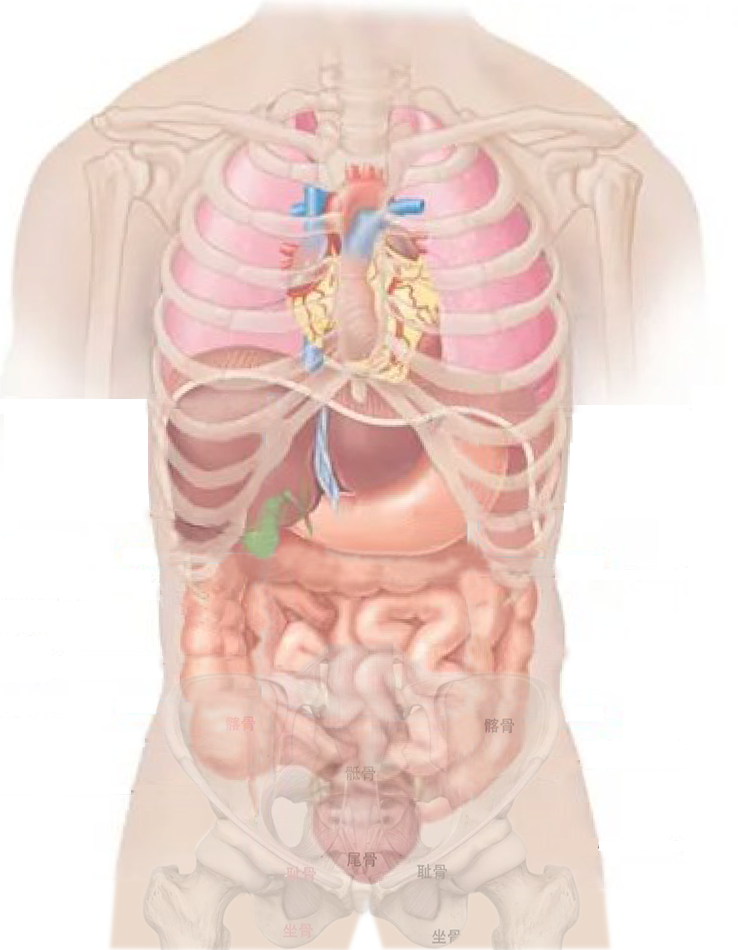
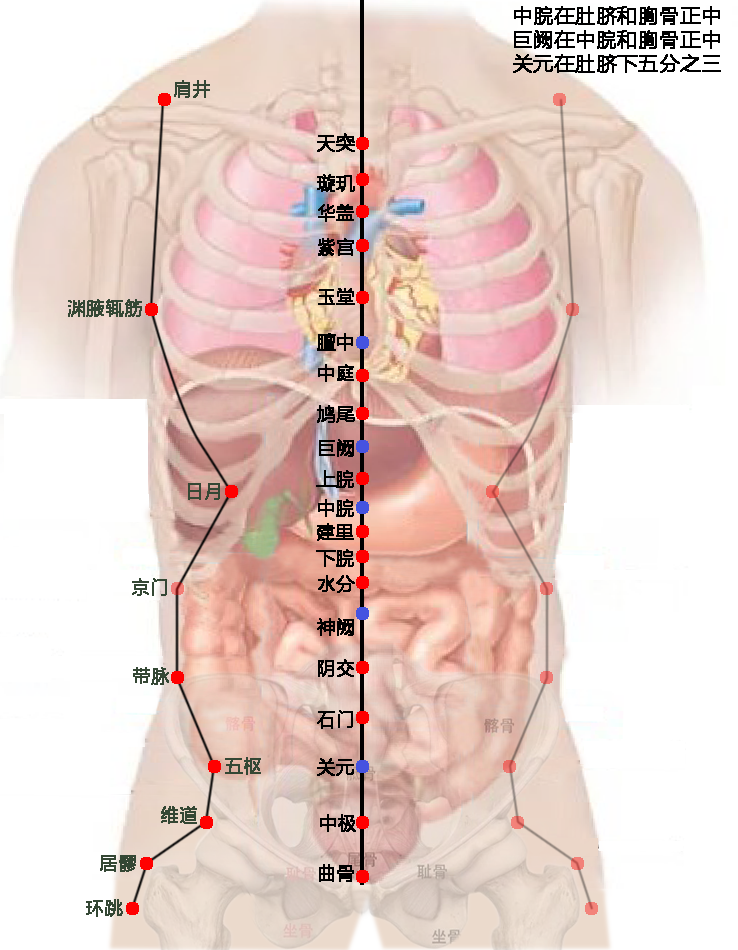
Layer changes from the first 738px x 950px image to the second:
added group "胆经" with 29 layers above "心包经" over [68, 80, 598, 917]
added layer "环跳" (1st of 2, in "胆经") in group "胆经" over [86, 899, 123, 917]
added layer "居髎" (1st of 2, in "胆经") in group "胆经" over [100, 855, 136, 872]
added layer "维道" (1st of 2, in "胆经") in group "胆经" over [161, 806, 197, 824]
added layer "五枢" (1st of 2, in "胆经") in group "胆经" over [225, 757, 261, 775]
added layer "带脉" (1st of 2, in "胆经") in group "胆经" over [133, 667, 169, 685]
added layer "京门" (1st of 2, in "胆经") in group "胆经" over [132, 578, 167, 596]
added layer "日月" (1st of 2, in "胆经") in group "胆经" over [188, 483, 220, 500]
added layer "渊腋辄筋" (1st of 2, in "胆经") in group "胆经" over [68, 299, 142, 317]
added layer "肩井" (1st of 2, in "胆经") in group "胆经" over [174, 80, 210, 98]
added layer "渊腋辄筋 拷贝" (40%) in group "胆经" over [566, 303, 579, 316]
added layer "肩井 拷贝" (40%) in group "胆经" over [553, 93, 566, 106]
added layer "日月 拷贝" (40%) in group "胆经" over [486, 485, 499, 498]
added layer "京门 拷贝" (40%) in group "胆经" over [540, 582, 553, 595]
added layer "带脉 拷贝" (40%) in group "胆经" over [540, 671, 553, 684]
added layer "五枢 拷贝" (40%) in group "胆经" over [503, 760, 516, 773]
added layer "维道 拷贝" (40%) in group "胆经" over [511, 816, 524, 829]
added layer "居髎 拷贝" (40%) in group "胆经" over [571, 857, 584, 870]
added layer "环跳 拷贝" (40%) in group "胆经" over [585, 902, 598, 915]
added layer "胆经连线 拷贝" (40%) in group "胆经" over [491, 97, 594, 911]
added layer "渊腋辄筋" (2nd of 2, in "胆经") in group "胆经" over [145, 303, 158, 316]
added layer "肩井" (2nd of 2, in "胆经") in group "胆经" over [158, 93, 171, 106]
added layer "胆经连线" in group "胆经" over [130, 97, 233, 911]
showed group "任脉" (42 layers) over [316, 0, 721, 885]
…and 7 more changes (7 added)